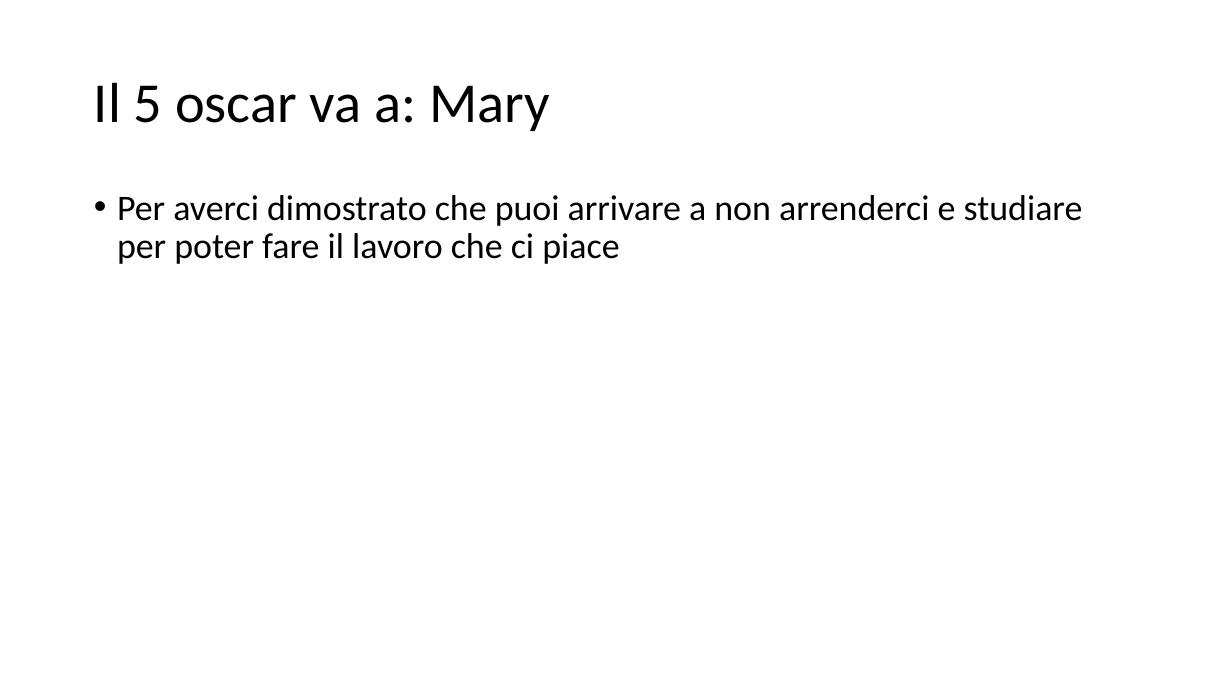
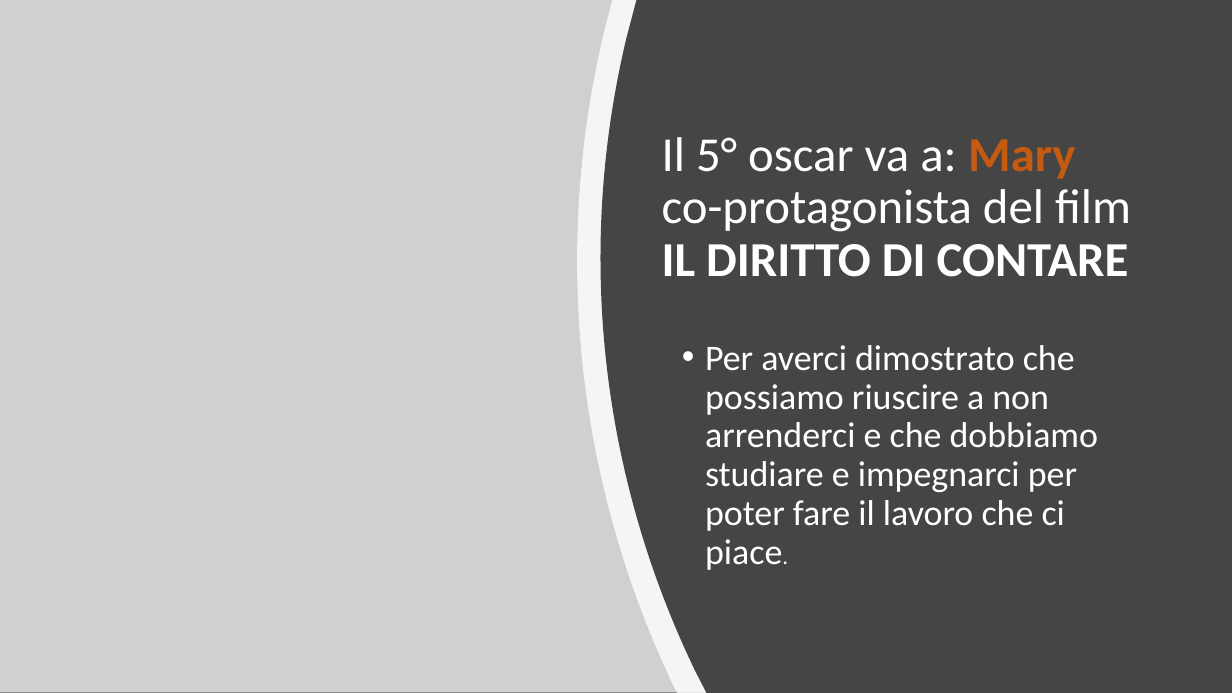
Before and after one commit to yungestdev/pptx, a slide deck: slide 7 of Oscar Night.pptx (slide 8 before the commit). Drawn at 1232x693 pixels with LibreOffice and Linux fonts; fonts in the diff are those of the drawing; grey boxes stand for pictures. Boxes give left, top, right and bottom in pixels: in the first picture for what was removed or moved away, otherwise in the second. Text is boxed around its words. In the diff, an @@ line names an element or a change of style, - is before the commit and + after.

```diff
--- a/Oscar Night.pptx
+++ b/Oscar Night.pptx
@@ background #FFFFFF to #454545 @@
@@ picture added at box(0, 0, 709, 693) @@
@@ freeform shape added at box(578, 0, 1232, 693), fill #FFFFFF at 80% opacity @@
@@ freeform shape added at box(601, 0, 1232, 693), fill #454545 @@
@@ title at box(662, 137, 1131, 277): text changed; size 44 to 38 pt; text colour #000000 to #FFFFFF @@
-Il 5 oscar va a: Mary
+Il 5° oscar va a: Mary
+co-protagonista del film
+IL DIRITTO DI CONTARE
@@ text at box(705, 345, 1098, 570): text changed; text colour #000000 to #FFFFFF @@
-• Per averci dimostrato che puoi arrivare a non arrenderci e studiare per poter fare il lavoro che ci piace
+• Per averci dimostrato che possiamo riuscire a non arrenderci e che dobbiamo studiare e impegnarci per poter fare il lavoro che ci piace.
```
Also in this commit, not shown: 10 other slides changed, 1 slide removed.
